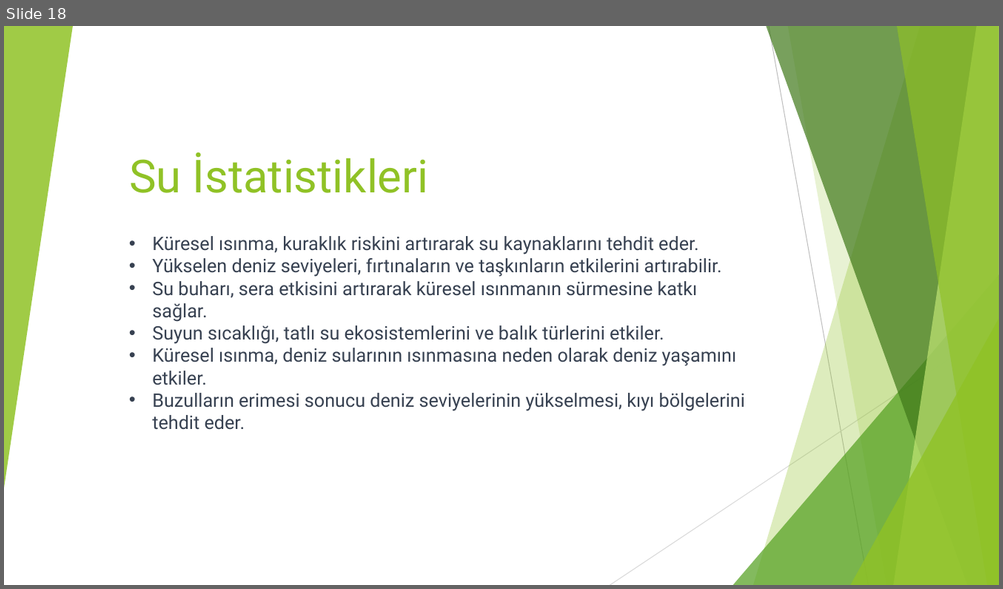
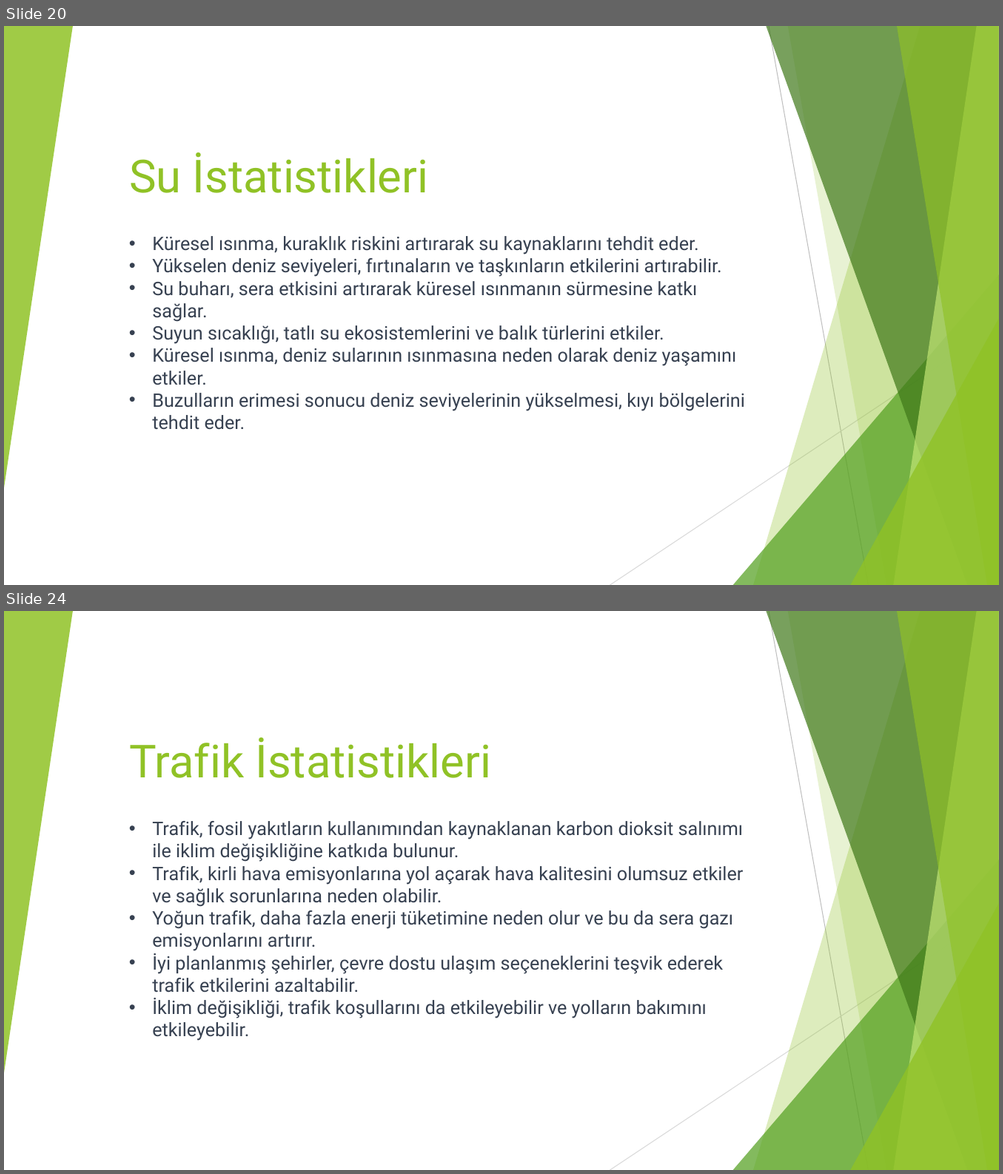
Before and after one commit to vulonviing/ibb-climate-change, a slide deck: İklim Değişikliği ve İstanbul.pptx. Shown one above the other, each under a label of ours: slide 18 before the commit, slides 20 and 24 after it; the slides between them are not shown. The pictures are 1003x589 and 1003x1174 pixels, drawn with LibreOffice and Linux fonts; fonts in the diff are those of the drawing. Boxes give left, top, right and bottom in pixels: in the first picture for what was removed or moved away, otherwise in the second. Text is boxed around its words. In the diff, an @@ line names an element or a change of style, - is before the commit and + after.

```diff
--- a/İklim Değişikliği ve İstanbul.pptx
+++ b/İklim Değişikliği ve İstanbul.pptx
@@ slide 24 added at (4, 611, 999, 1170), background #FFFFFF; not listed: 10 template elements that a slide beside it also shows @@
@@ title added at (129, 738, 491, 778), 44 pt, text #90C226 @@
+Trafik İstatistikleri
@@ text added at (152, 821, 743, 1041), 18 pt, text #374151 @@
+• Trafik, fosil yakıtların kullanımından kaynaklanan karbon dioksit salınımı ile iklim değişikliğine katkıda bulunur.
+• Trafik, kirli hava emisyonlarına yol açarak hava kalitesini olumsuz etkiler ve sağlık sorunlarına neden olabilir.
+• Yoğun trafik, daha fazla enerji tüketimine neden olur ve bu da sera gazı emisyonlarını artırır.
+• İyi planlanmış şehirler, çevre dostu ulaşım seçeneklerini teşvik ederek trafik etkilerini azaltabilir.
+• İklim değişikliği, trafik koşullarını da etkileyebilir ve yolların bakımını etkileyebilir.
@@ what was slide 18 is now slide 20 @@
```
Also in this commit, not shown: 3 slides changed, 7 other slides added, 31 other files.
